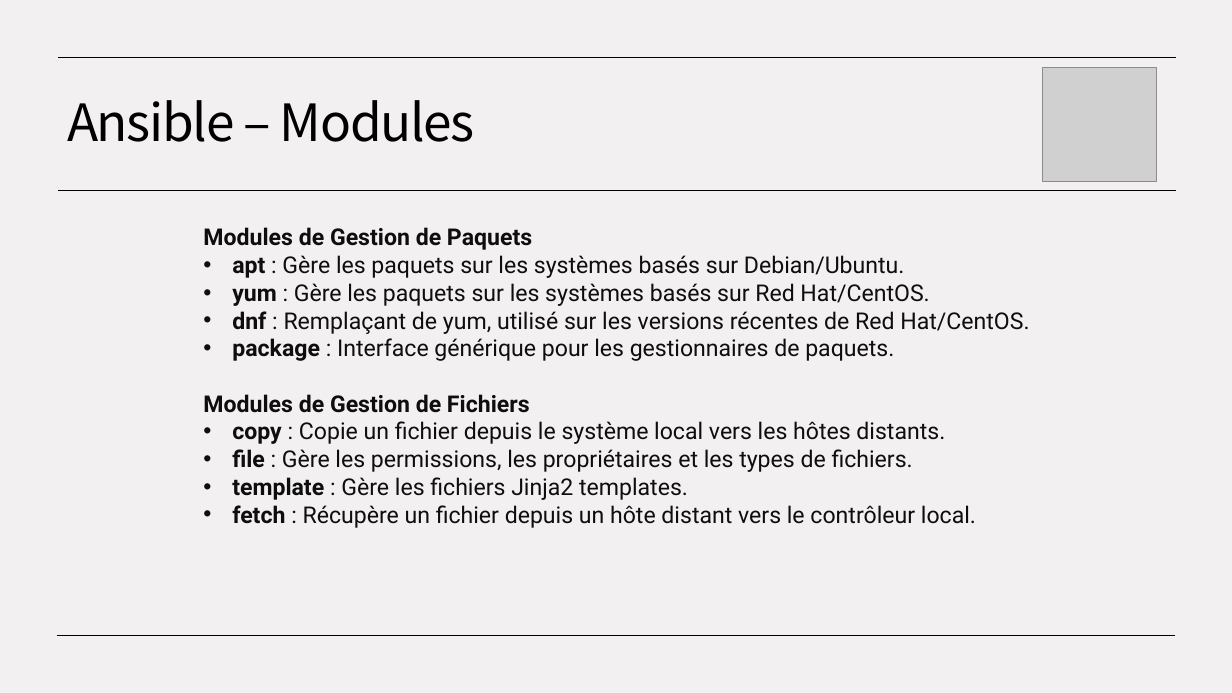
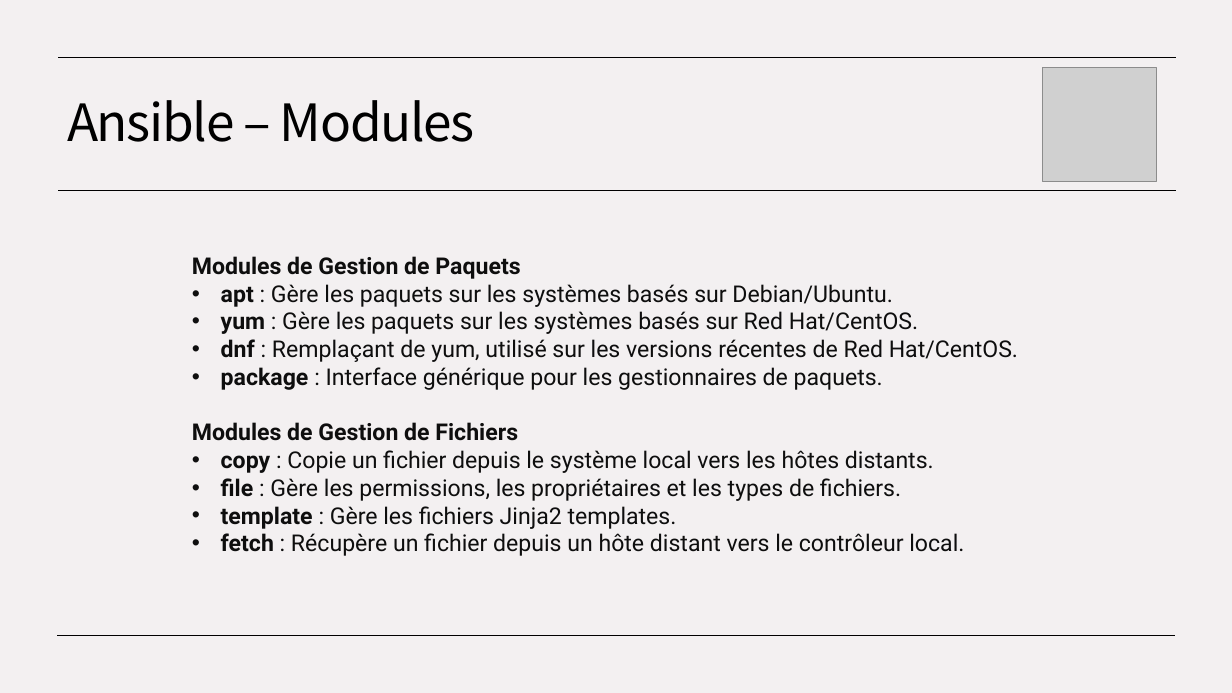
Before and after one commit to ConstevoTechnologies/EPSI---IaC, a slide deck: slide 27 of EPSI - Module IaC.pptx. Drawn at 1232x693 pixels with LibreOffice and Linux fonts; fonts in the diff are those of the drawing; grey boxes stand for pictures. Boxes give left, top, right and bottom in pixels: in the first picture for what was removed or moved away, otherwise in the second. Text is boxed around its words. In the diff, an @@ line names an element or a change of style, - is before the commit and + after.

```diff
--- a/EPSI - Module IaC.pptx
+++ b/EPSI - Module IaC.pptx
@@ text "Modules de Gestion de Paquets": place and size @@
-text "Modules de Gestion de Paquets" at [203, 227, 1029, 528]
+text "Modules de Gestion de Paquets" at [192, 256, 1018, 556]
```
Also in this commit, not shown: 8 other slides changed.
